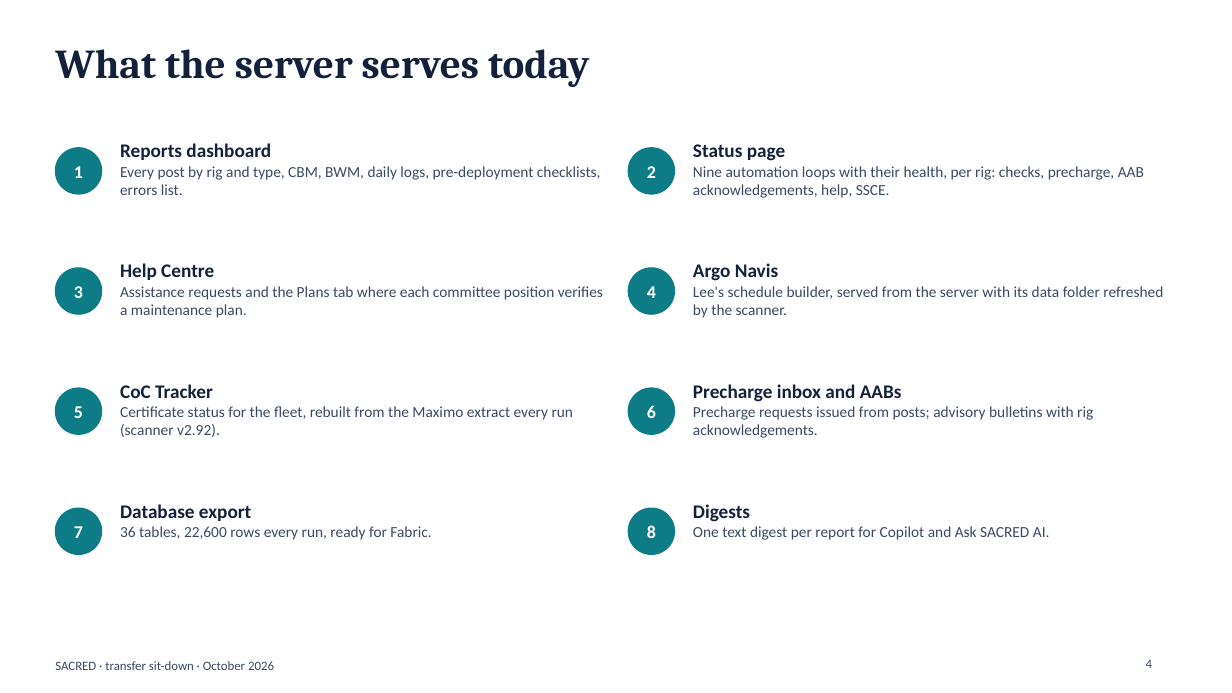
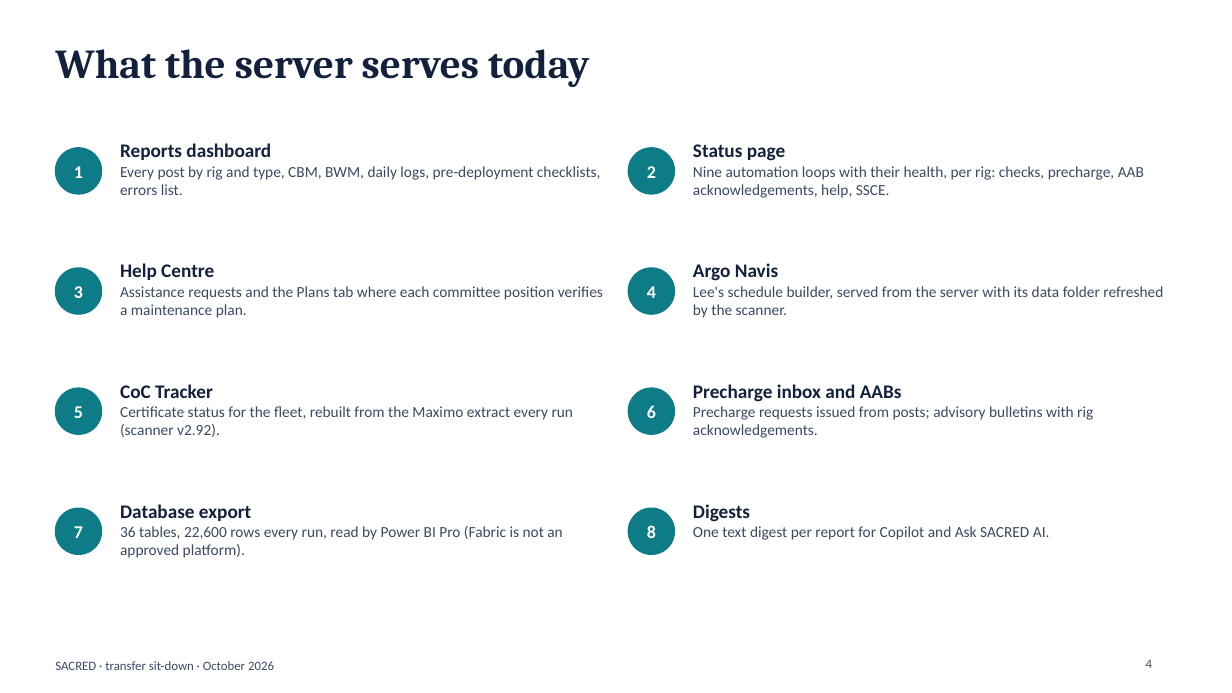
Before and after one commit to dplant494-svg/Dans-projects, a slide deck: slide 4 of SACRED-TRANSFER-DECK-2026-10.pptx. Drawn at 1232x693 pixels with LibreOffice and Linux fonts; fonts in the diff are those of the drawing. Boxes give left, top, right and bottom in pixels: in the first picture for what was removed or moved away, otherwise in the second. Text is boxed around its words. In the diff, an @@ line names an element or a change of style, - is before the commit and + after.

```diff
--- a/SACRED-TRANSFER-DECK-2026-10.pptx
+++ b/SACRED-TRANSFER-DECK-2026-10.pptx
@@ text at [120,526,562,558]: text changed @@
-36 tables, 22,600 rows every run, ready for Fabric.
+36 tables, 22,600 rows every run, read by Power BI Pro (Fabric is not an approved platform).
```
Also in this commit, not shown: 2 other slides changed, 4 other files.
